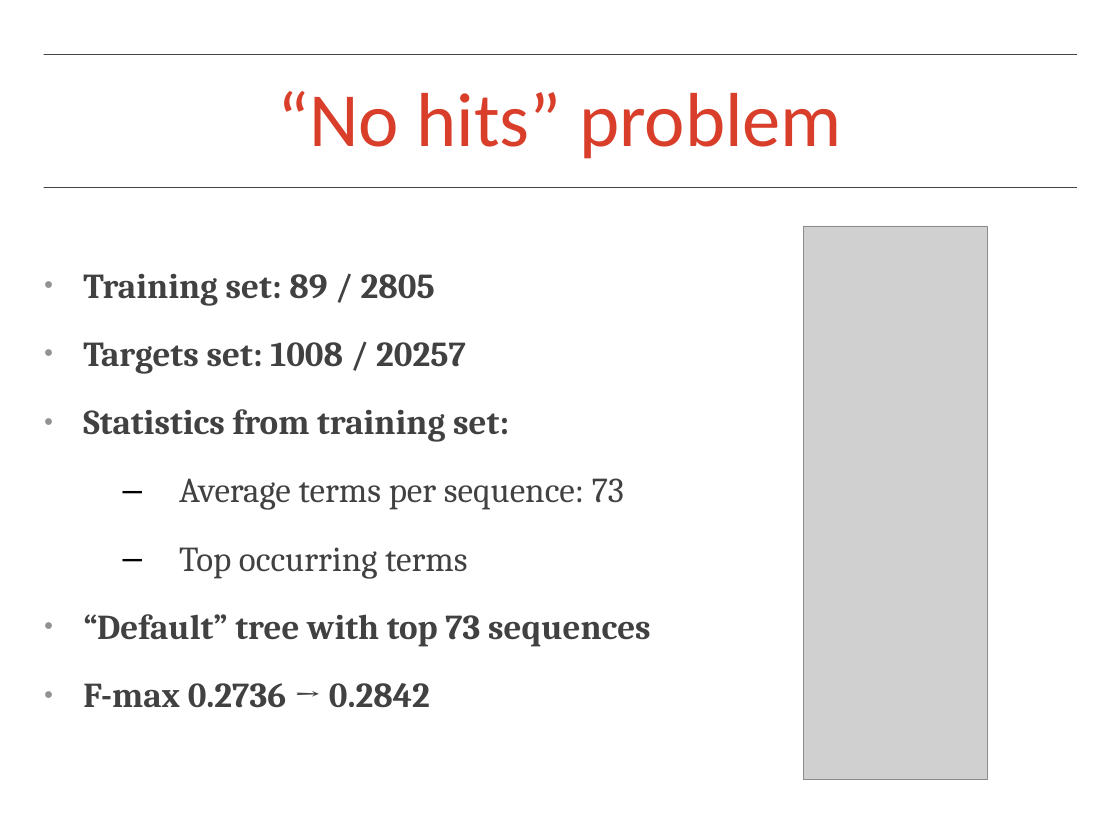
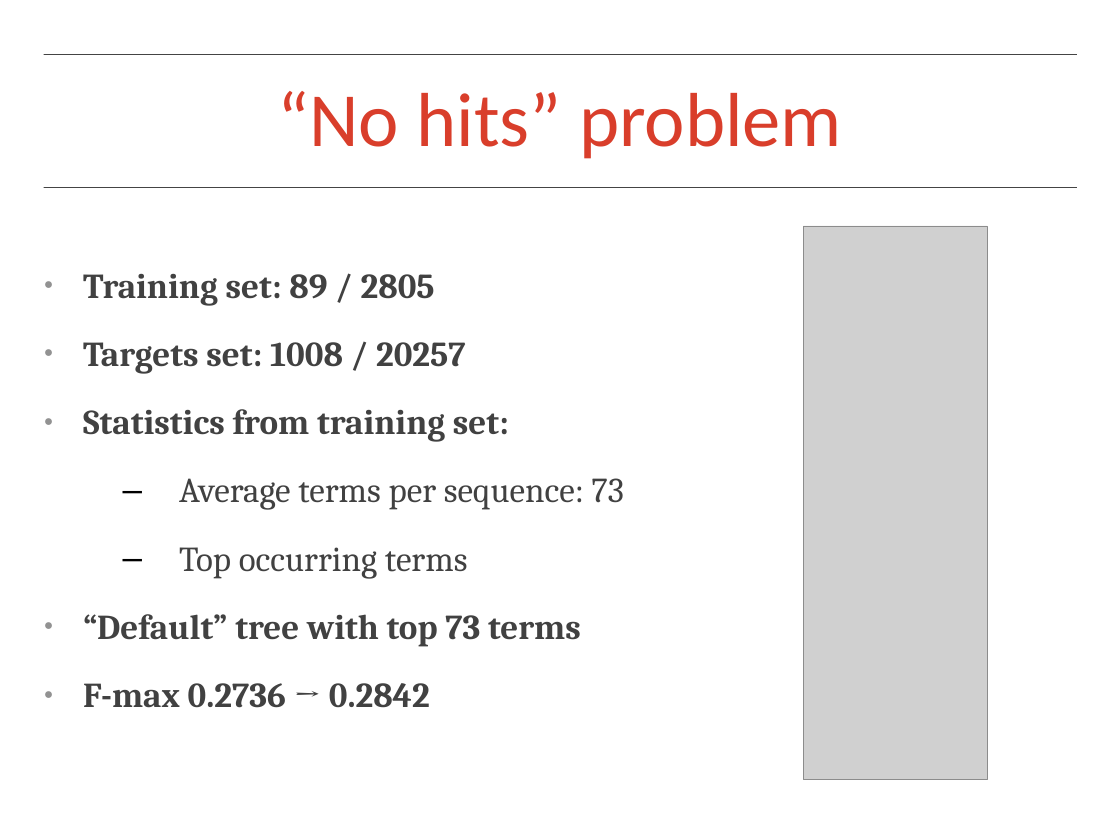
Before and after one commit to otarabai/pp2ex, a slide deck: slide 4 of presentations/2014.01.09/presentation.ppt. Drawn at 1120x840 pixels with LibreOffice and Linux fonts; fonts in the diff are those of the drawing; grey boxes stand for pictures; background and template pictures are left out. Boxes give left, top, right and bottom in pixels: in the first picture for what was removed or moved away, otherwise in the second. Text is boxed around its words. In the diff, an @@ line names an element or a change of style, - is before the commit and + after.

```diff
--- a/presentations/2014.01.09/presentation.ppt
+++ b/presentations/2014.01.09/presentation.ppt
@@ text at <box>83,614,581,647</box>: text changed @@
-● “Default” tree with top 73 sequences
+● “Default” tree with top 73 terms
```
Also in this commit, not shown: 1 other slide changed, 2 other files.
